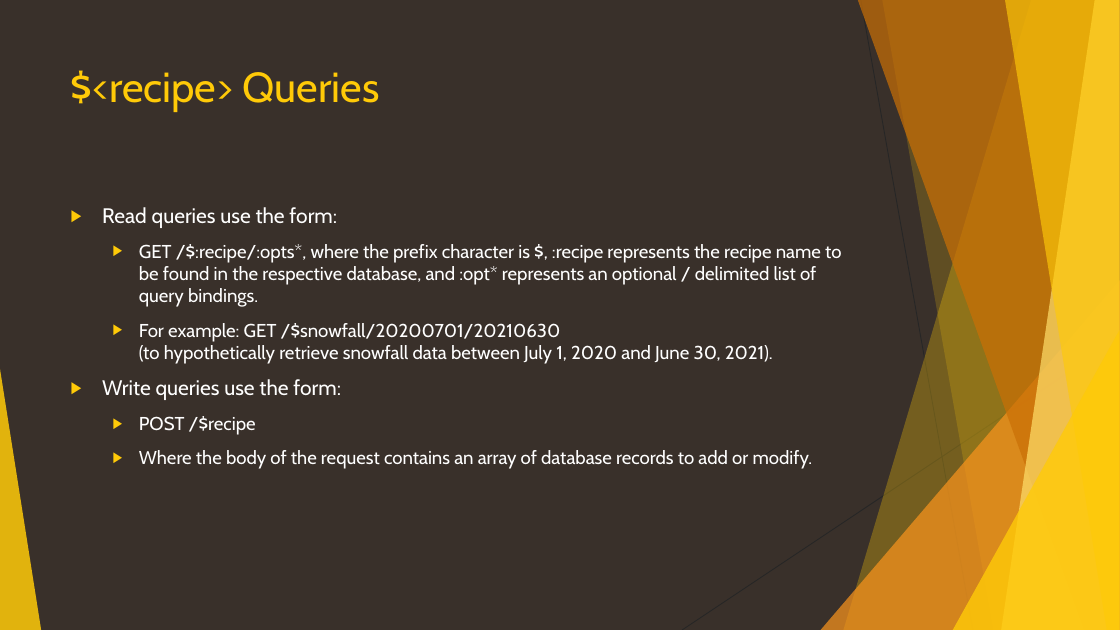
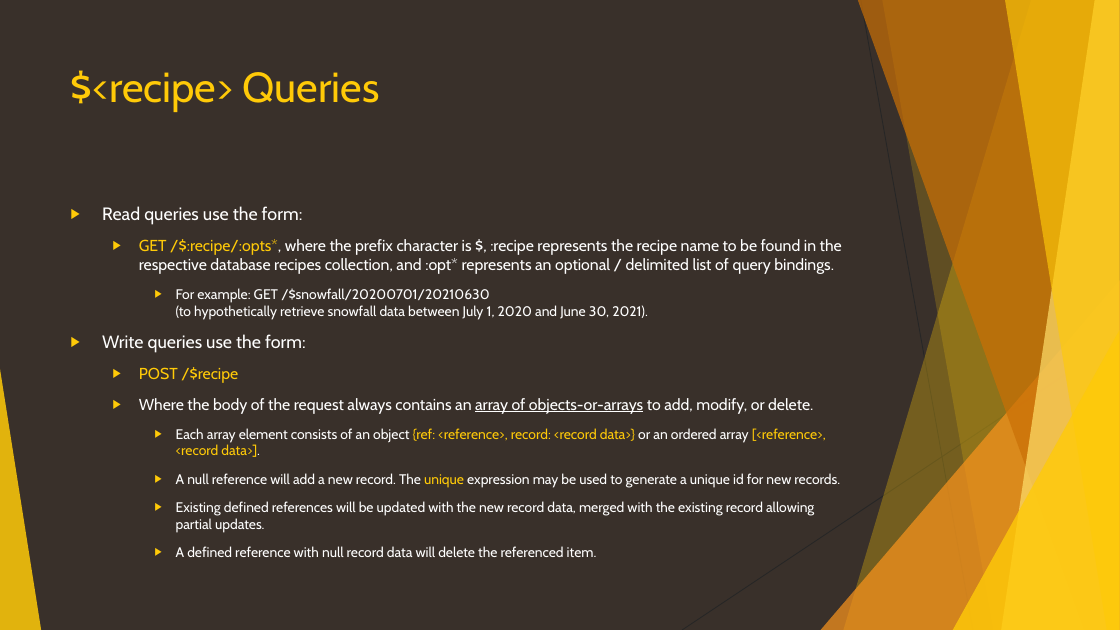
Before and after one commit to CanyonCasa/HomebrewDIY, a slide deck: slide 24 of HomebrewAPI.pptx (slide 23 before the commit). Drawn at 1120x630 pixels with LibreOffice and Linux fonts; fonts in the diff are those of the drawing. Boxes give left, top, right and bottom in pixels: in the first picture for what was removed or moved away, otherwise in the second. Text is boxed around its words. In the diff, an @@ line names an element or a change of style, - is before the commit and + after.

```diff
--- a/HomebrewAPI.pptx
+++ b/HomebrewAPI.pptx
@@ text at (102, 206, 648, 383): size 18 to 15.3 pt in "Read queries use the form:", "Write queries use the form:"; size 16 to 11.9 pt in "For example: GET /$snowfall/20200701/20210630 (to hypothetic ..."; size 16 to 13.6 pt, text colour #FFFFFF to #FFCA08 in "POST /$recipe"; list level 2 to 3 in "For example: GET /$snowfall/20200701/20210630 (to ..." @@
@@ text at (139, 239, 842, 274): text changed; size 16 to 13.6 pt @@
-  ▶ GET /$:recipe/:opts*, where the prefix character is $, :recipe represents the recipe name to be found in the respective database, and :opt* represents an optional / delimited list of query bindings.
+  ▶ GET /$:recipe/:opts*, where the prefix character is $, :recipe represents the recipe name to be found in the respective database recipes collection, and :opt* represents an optional / delimited list of query bindings.
@@ text at (139, 398, 840, 557): text changed; size 16 to 11.9 pt @@
-  ▶ Where the body of the request contains an array of database records to add or modify.
+  ▶ Where the body of the request always contains an array of objects-or-arrays to add, modify, or delete.
+    ▶ Each array element consists of an object {ref: <reference>, record: <record data>} or an ordered array [<reference>, <record data>].
+    ▶ A null reference will add a new record. The unique expression may be used to generate a unique id for new records.
+    ▶ Existing defined references will be updated with the new record data, merged with the existing record allowing partial updates.
+    ▶ A defined reference with null record data will delete the referenced item.
```
Also in this commit, not shown: 10 other slides changed, 4 slides added, 1 slide removed, 8 other files.
